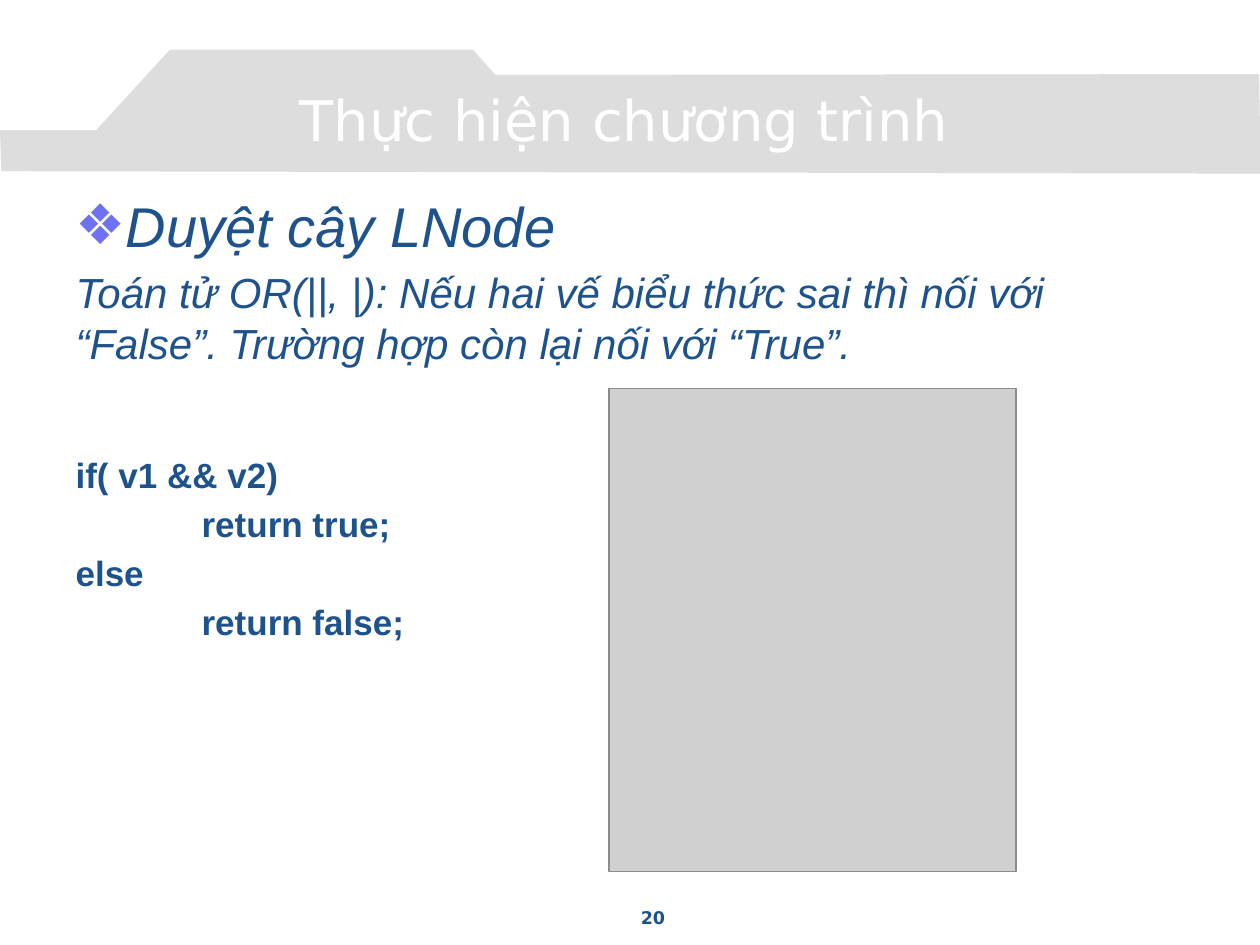
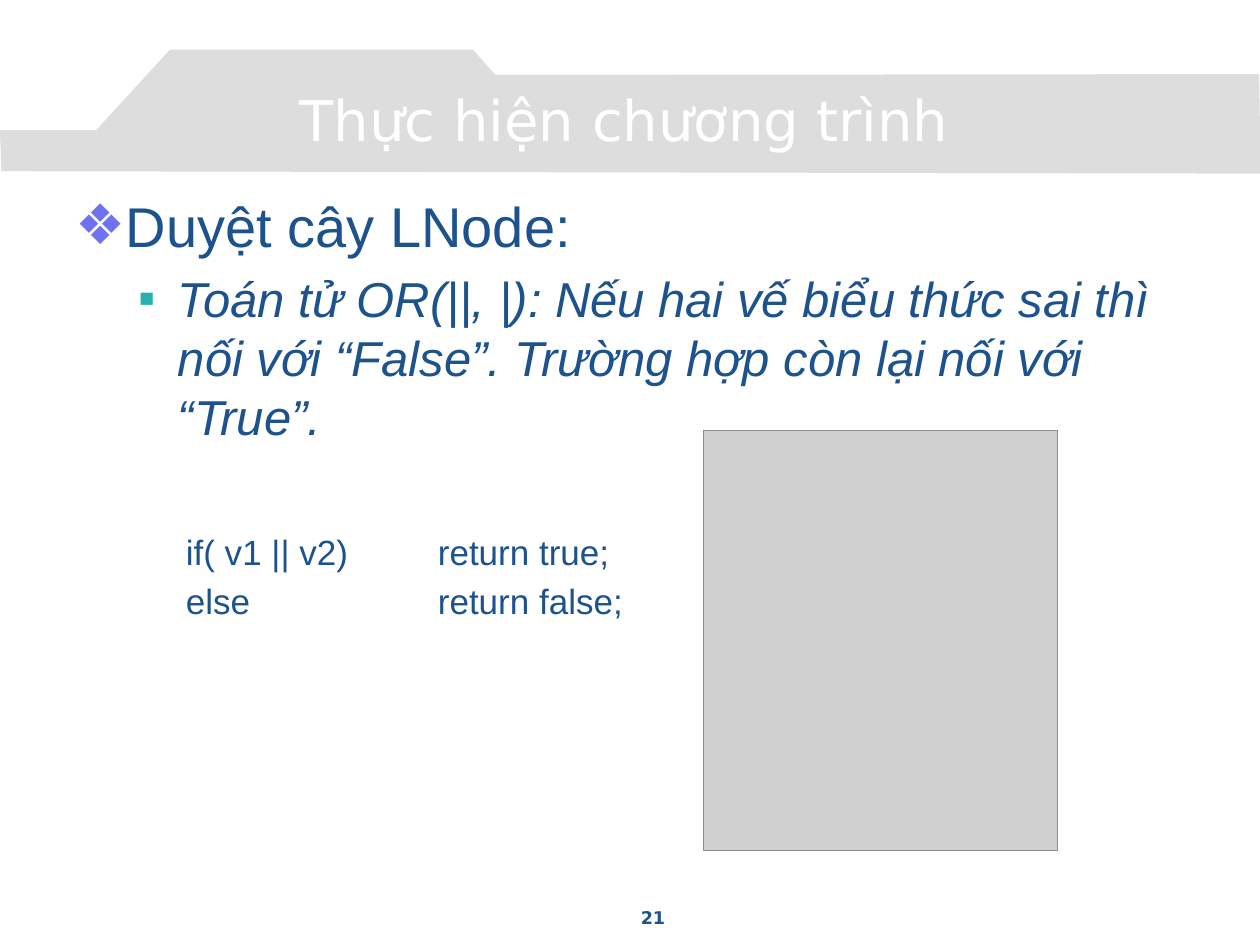
Before and after one commit to congcuong-cse/autotesting-lvtn, a slide deck: slide 21 of Document/Presentation.pptx (slide 20 before the commit). Drawn at 1260x945 pixels with LibreOffice and Linux fonts; fonts in the diff are those of the drawing; grey boxes stand for pictures; background and template pictures are left out. Boxes give left, top, right and bottom in pixels: in the first picture for what was removed or moved away, otherwise in the second. Text is boxed around its words. In the diff, an @@ line names an element or a change of style, - is before the commit and + after.

```diff
--- a/Document/Presentation.pptx
+++ b/Document/Presentation.pptx
@@ text at <box>126,206,571,258</box>: text changed; italic off @@
-❖ Duyệt cây LNode
+❖ Duyệt cây LNode:
@@ text at <box>178,278,1149,436</box>: size 24 to 28 pt in "Toán tử OR(||, |): Nếu hai vế ..."; bullet none to ▪; list level 1 to 2 in "Toán tử OR(||, |): Nếu ..." @@
@@ picture: place and size @@
-picture at <box>609,388,1016,871</box>
+picture at <box>703,431,1057,850</box>
@@ text at <box>186,539,623,619</box>: text changed; bold off @@
-if( v1 && v2)
-return true;
-else
-return false;
+    if( v1 || v2) return true;
+    else return false;
@@ page number at <box>641,911,665,924</box>: text changed @@
-20
+21
```
Also in this commit, not shown: 10 other slides changed, 1 slide added, 17 slides removed.
